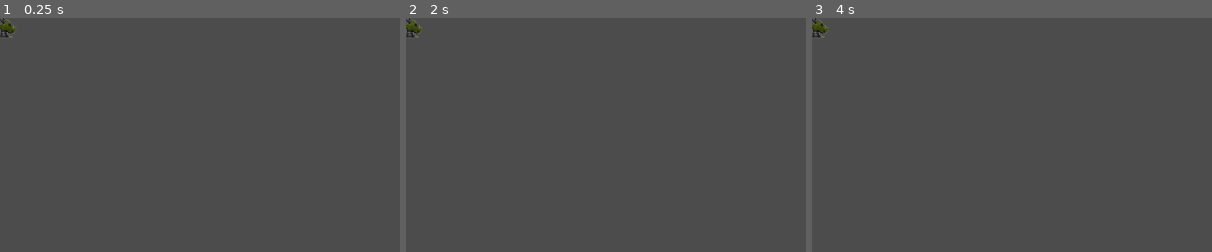
Above: before the commit, frames 1-3 (left to right).
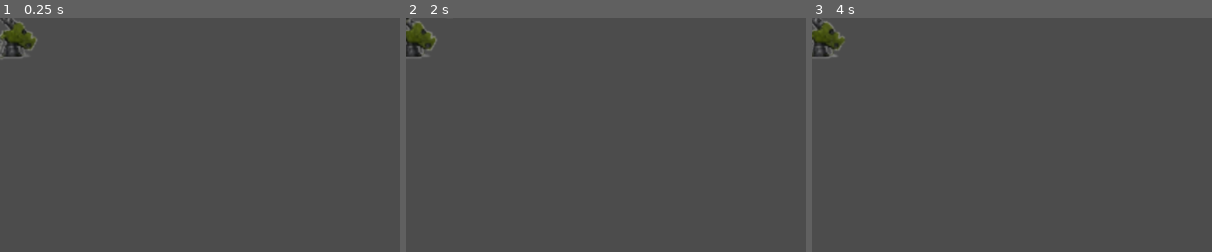
Above: after the commit, the same moments.

Repository: victorreno2009/Belong-Of-Time
Game: Godot game, scene res://Armas/Arma.tscn
Two runs of this game, one before a commit and one after it. Both use one fixed random seed, a clock stepped at 60 frames per second and the inputs below. This scene is started directly instead of the project's main scene.
Inputs:
- Up to frame 1 (0.25 s): no input
- Up to frame 2 (2 s): hold Right (Right, bound only after the commit) 0.53-1.28 s; tap Enter at 1.25 s; hold Down (Down, bound only after the commit) from 1.28 s (still down)
- Up to frame 3 (4 s): release Down (Down, bound only after the commit) at 2.03 s; hold Right (Right, bound only after the commit) 2.03-2.78 s; tap Space at 2.75 s; hold Up (Up, bound only after the commit) 2.78-3.53 s; hold Left (Left, bound only after the commit) from 3.53 s (still down)
The pictures show only the part of the screen within x 0-50%, y 0-50%; the shares and areas given below are measured in that part.

The runs differ from the first frame. In frame 1, 0.9% of the frame differs, in the area x 0-10%, y 0-18%; in frame 2, 0.8%; in frame 3, 0.8%.

Commit message:
ATTS

Diff:
--- /dev/null
+++ b/Area2D.gd
@@ -0,0 +1,5 @@
+extends Area2D
+
+
+func _on_Area2D_body_entered(body):
+	get_tree().change_scene("res://Cenas/Mapa nikolas tesla.tscn")
--- /dev/null
+++ b/Armas/Arma.gd
@@ -0,0 +1,5 @@
+extends StaticBody2D
+
+
+func _ready():
+	$AnimatedSprite.play("Atirando")
--- a/Armas/Arma.tscn
+++ b/Armas/Arma.tscn
@@ -1,27 +1,35 @@
-[gd_scene load_steps=6 format=2]
+[gd_scene load_steps=8 format=2]
 
 [ext_resource path="res://Armas/Armas(1).tres" type="Texture" id=1]
 [ext_resource path="res://Armas/Armas(2).tres" type="Texture" id=2]
 [ext_resource path="res://Armas/Armas.tres" type="Texture" id=3]
+[ext_resource path="res://Soundtracks/explode.ogg" type="AudioStream" id=4]
+[ext_resource path="res://Armas/Arma.gd" type="Script" id=5]
 
 [sub_resource type="SpriteFrames" id=1]
 animations = [ {
 "frames": [ ExtResource( 3 ), ExtResource( 1 ), ExtResource( 2 ) ],
 "loop": true,
 "name": "Atirando",
-"speed": 5.0
+"speed": 2.0
 } ]
 
 [sub_resource type="RectangleShape2D" id=2]
 extents = Vector2( 19.813, 23.4976 )
 
 [node name="Arma" type="StaticBody2D"]
+scale = Vector2( 2, 2 )
+script = ExtResource( 5 )
 
 [node name="AnimatedSprite" type="AnimatedSprite" parent="."]
 frames = SubResource( 1 )
 animation = "Atirando"
-frame = 2
 
 [node name="CollisionShape2D" type="CollisionShape2D" parent="."]
 position = Vector2( -0.707108, 1.06066 )
 shape = SubResource( 2 )
+
+[node name="AudioStreamPlayer" type="AudioStreamPlayer" parent="."]
+stream = ExtResource( 4 )
+volume_db = -12.866
+autoplay = true
--- /dev/null
+++ b/Cenas/Area2D.gd
@@ -0,0 +1,5 @@
+extends Area2D
+
+
+func _on_Area2D_body_entered(body):
+	get_tree().change_scene("res://Cenas/Mapa nikolas tesla.tscn")
--- /dev/null
+++ b/Cenas/Mapa nikolas tesla.tscn
@@ -0,0 +1,25 @@
+[gd_scene load_steps=5 format=2]
+
+[ext_resource path="res://Cenas/Mapa nikolas tesla.jpg" type="Texture" id=1]
+[ext_resource path="res://Nikolas Tesla/Nikolas Tesla.tscn" type="PackedScene" id=2]
+[ext_resource path="res://Victor.tscn" type="PackedScene" id=3]
+[ext_resource path="res://Soundtracks/Musica-Nikolas-Tesla.ogg" type="AudioStream" id=5]
+
+[node name="Mapa nikolas tesla" type="Sprite"]
+position = Vector2( 69.7833, 212.152 )
+texture = ExtResource( 1 )
+
+[node name="Nikolas Tesla" parent="." instance=ExtResource( 2 )]
+position = Vector2( 348.561, 208.247 )
+scale = Vector2( 3, 3 )
+
+[node name="AudioStreamPlayer" type="AudioStreamPlayer" parent="."]
+stream = ExtResource( 5 )
+autoplay = true
+
+[node name="Victor" parent="." instance=ExtResource( 3 )]
+position = Vector2( 134.591, 107.196 )
+scale = Vector2( 2, 2 )
+
+[node name="Camera2D" type="Camera2D" parent="Victor"]
+current = true
--- a/Civil Brasil/Civil Brasileiro.tscn
+++ b/Civil Brasil/Civil Brasileiro.tscn
@@ -19,7 +19,6 @@
 [node name="AnimatedSprite" type="AnimatedSprite" parent="."]
 frames = SubResource( 1 )
 animation = "Medo"
-frame = 2
 
 [node name="CollisionShape2D" type="CollisionShape2D" parent="."]
 shape = SubResource( 2 )
--- a/Civil Brasil/Mapa nikolas tesla.tscn
+++ /dev/null
@@ -1,11 +0,0 @@
-[gd_scene load_steps=3 format=2]
-
-[ext_resource path="res://Cenas/Mapa nikolas tesla.jpg" type="Texture" id=1]
-[ext_resource path="res://Nikolas Tesla/Nikolas Tesla.tscn" type="PackedScene" id=2]
-
-[node name="Mapa nikolas tesla" type="Sprite"]
-position = Vector2( 65.7833, 214.98 )
-texture = ExtResource( 1 )
-
-[node name="Nikolas Tesla" parent="." instance=ExtResource( 2 )]
-position = Vector2( 348.561, 208.247 )
--- /dev/null
+++ b/Personagem Victor/Victor Idle Down.tres
@@ -0,0 +1,8 @@
+[gd_resource type="AtlasTexture" load_steps=2 format=2]
+
+[ext_resource path="res://assets/Personagens.png" type="Texture" id=1]
+
+[resource]
+flags = 4
+atlas = ExtResource( 1 )
+region = Rect2( 35, 195, 27, 44 )
--- /dev/null
+++ b/Personagem Victor/Victor Left(0).tres
@@ -0,0 +1,8 @@
+[gd_resource type="AtlasTexture" load_steps=2 format=2]
+
+[ext_resource path="res://assets/Personagens.png" type="Texture" id=1]
+
+[resource]
+flags = 4
+atlas = ExtResource( 1 )
+region = Rect2( 36, 244, 22, 43 )
--- /dev/null
+++ b/Personagem Victor/Victor Left(1).tres
@@ -0,0 +1,8 @@
+[gd_resource type="AtlasTexture" load_steps=2 format=2]
+
+[ext_resource path="res://assets/Personagens.png" type="Texture" id=1]
+
+[resource]
+flags = 4
+atlas = ExtResource( 1 )
+region = Rect2( 4, 245, 22, 42 )
--- /dev/null
+++ b/Personagem Victor/Victor Left(2).tres
@@ -0,0 +1,8 @@
+[gd_resource type="AtlasTexture" load_steps=2 format=2]
+
+[ext_resource path="res://assets/Personagens.png" type="Texture" id=1]
+
+[resource]
+flags = 4
+atlas = ExtResource( 1 )
+region = Rect2( 68, 245, 23, 42 )
--- /dev/null
+++ b/Personagem Victor/Victor Up(0).tres
@@ -0,0 +1,8 @@
+[gd_resource type="AtlasTexture" load_steps=2 format=2]
+
+[ext_resource path="res://assets/Personagens.png" type="Texture" id=1]
+
+[resource]
+flags = 4
+atlas = ExtResource( 1 )
+region = Rect2( 35, 339, 27, 44 )
--- /dev/null
+++ b/Personagem Victor/Victor Up(1).tres
@@ -0,0 +1,8 @@
+[gd_resource type="AtlasTexture" load_steps=2 format=2]
+
+[ext_resource path="res://assets/Personagens.png" type="Texture" id=1]
+
+[resource]
+flags = 4
+atlas = ExtResource( 1 )
+region = Rect2( 4, 340, 25, 44 )
--- /dev/null
+++ b/Personagem Victor/Victor Up(2).tres
@@ -0,0 +1,8 @@
+[gd_resource type="AtlasTexture" load_steps=2 format=2]
+
+[ext_resource path="res://assets/Personagens.png" type="Texture" id=1]
+
+[resource]
+flags = 4
+atlas = ExtResource( 1 )
+region = Rect2( 68, 340, 25, 44 )
--- /dev/null
+++ b/Personagem Victor/Victor down(0).tres
@@ -0,0 +1,8 @@
+[gd_resource type="AtlasTexture" load_steps=2 format=2]
+
+[ext_resource path="res://assets/Personagens.png" type="Texture" id=1]
+
+[resource]
+flags = 4
+atlas = ExtResource( 1 )
+region = Rect2( 68, 196, 26, 44 )
--- /dev/null
+++ b/Personagem Victor/Victor down(1).tres
@@ -0,0 +1,8 @@
+[gd_resource type="AtlasTexture" load_steps=2 format=2]
+
+[ext_resource path="res://assets/Personagens.png" type="Texture" id=1]
+
+[resource]
+flags = 4
+atlas = ExtResource( 1 )
+region = Rect2( 3, 196, 26, 44 )
--- /dev/null
+++ b/Portal.tscn
@@ -0,0 +1,37 @@
+[gd_scene load_steps=6 format=2]
+
+[ext_resource path="res://Portals/Portal.tres" type="Texture" id=1]
+[ext_resource path="res://Area2D.gd" type="Script" id=2]
+
+[sub_resource type="SpriteFrames" id=1]
+animations = [ {
+"frames": [ ExtResource( 1 ) ],
+"loop": true,
+"name": "Entrou Portal",
+"speed": 5.0
+} ]
+
+[sub_resource type="CircleShape2D" id=2]
+radius = 20.7655
+
+[sub_resource type="RectangleShape2D" id=3]
+extents = Vector2( 16.537, 3.03404 )
+
+[node name="Portal" type="StaticBody2D"]
+scale = Vector2( 2, 2 )
+
+[node name="AnimatedSprite" type="AnimatedSprite" parent="."]
+frames = SubResource( 1 )
+animation = "Entrou Portal"
+
+[node name="CollisionShape2D" type="CollisionShape2D" parent="."]
+position = Vector2( 0, -4.77046 )
+shape = SubResource( 2 )
+
+[node name="Area2D" type="Area2D" parent="."]
+script = ExtResource( 2 )
+
+[node name="CollisionShape2D" type="CollisionShape2D" parent="Area2D"]
+position = Vector2( -0.280617, 20.2043 )
+shape = SubResource( 3 )
+[connection signal="body_entered" from="Area2D" to="Area2D" method="_on_Area2D_body_entered"]
--- /dev/null
+++ b/Portals/Portal.tres
@@ -0,0 +1,8 @@
+[gd_resource type="AtlasTexture" load_steps=2 format=2]
+
+[ext_resource path="res://assets/Portal_time-removebg-preview.png" type="Texture" id=1]
+
+[resource]
+flags = 4
+atlas = ExtResource( 1 )
+region = Rect2( 196, 136, 45, 46 )
--- /dev/null
+++ b/Victor.gd
@@ -0,0 +1,37 @@
+extends KinematicBody2D
+
+export var velocidade_andar = 200
+var pos = "Idle Down"
+
+var movement = Vector2(0,0)
+
+func _physics_process(delta):
+
+
+	var horizontal_Axis = Input.get_action_strength("Right") - Input.get_action_strength("Left")
+	movement.x = velocidade_andar * horizontal_Axis
+	var vertical_Axis = Input.get_action_strength("Down") - Input.get_action_strength("Up")
+	movement.y = velocidade_andar * vertical_Axis
+
+
+	move_and_slide(movement,Vector2.UP)
+
+	update_animation()
+
+func update_animation():
+	if movement.x > 0:
+		$AnimatedSprite.scale.x = -1
+	elif movement.x < 0:
+		$AnimatedSprite.scale.x = 1
+
+	if movement.y == 0 and abs(movement.x) > 0:
+		$AnimatedSprite.play("Walk Left")
+		pos = "Idle Left"
+	if movement.y > 0 and movement.x == 0:
+		$AnimatedSprite.play("Walk Down")
+		pos = "Idle Down"
+	elif movement.y < 0 and movement.x == 0:
+		$AnimatedSprite.play("Walk Up")
+		pos = "Idle Up"
+	elif movement.y == 0 and movement.x == 0:
+		$AnimatedSprite.play(pos)
--- /dev/null
+++ b/Victor.tscn
@@ -0,0 +1,60 @@
+[gd_scene load_steps=13 format=2]
+
+[ext_resource path="res://Personagem Victor/Victor Idle Down.tres" type="Texture" id=1]
+[ext_resource path="res://Personagem Victor/Victor down(1).tres" type="Texture" id=2]
+[ext_resource path="res://Personagem Victor/Victor down(0).tres" type="Texture" id=3]
+[ext_resource path="res://Personagem Victor/Victor Left(1).tres" type="Texture" id=4]
+[ext_resource path="res://Personagem Victor/Victor Left(0).tres" type="Texture" id=5]
+[ext_resource path="res://Personagem Victor/Victor Left(2).tres" type="Texture" id=6]
+[ext_resource path="res://Personagem Victor/Victor Up(1).tres" type="Texture" id=7]
+[ext_resource path="res://Personagem Victor/Victor Up(0).tres" type="Texture" id=8]
+[ext_resource path="res://Personagem Victor/Victor Up(2).tres" type="Texture" id=9]
+[ext_resource path="res://Victor.gd" type="Script" id=10]
+
+[sub_resource type="CircleShape2D" id=1]
+radius = 10.14
+
+[sub_resource type="SpriteFrames" id=2]
+animations = [ {
+"frames": [ ExtResource( 5 ) ],
+"loop": true,
+"name": "Idle Left",
+"speed": 5.0
+}, {
+"frames": [ ExtResource( 7 ), ExtResource( 8 ), ExtResource( 9 ), ExtResource( 8 ) ],
+"loop": true,
+"name": "Walk Up",
+"speed": 5.0
+}, {
+"frames": [ ExtResource( 5 ), ExtResource( 4 ), ExtResource( 5 ), ExtResource( 6 ) ],
+"loop": true,
+"name": "Walk Left",
+"speed": 5.0
+}, {
+"frames": [ ExtResource( 3 ), ExtResource( 1 ), ExtResource( 2 ), ExtResource( 1 ) ],
+"loop": true,
+"name": "Walk Down",
+"speed": 5.0
+}, {
+"frames": [ ExtResource( 1 ) ],
+"loop": true,
+"name": "Idle Down",
+"speed": 5.0
+}, {
+"frames": [ ExtResource( 8 ) ],
+"loop": true,
+"name": "Idle Up",
+"speed": 5.0
+} ]
+
+[node name="Victor" type="KinematicBody2D"]
+scale = Vector2( 1.5, 1.5 )
+script = ExtResource( 10 )
+
+[node name="CollisionShape2D" type="CollisionShape2D" parent="."]
+position = Vector2( 0.707123, 17.3241 )
+shape = SubResource( 1 )
+
+[node name="AnimatedSprite" type="AnimatedSprite" parent="."]
+frames = SubResource( 2 )
+animation = "Idle Down"
--- a/aviao guerra/Aviao_Guerra.tscn
+++ b/aviao guerra/Aviao_Guerra.tscn
@@ -1,7 +1,8 @@
-[gd_scene load_steps=5 format=2]
+[gd_scene load_steps=6 format=2]
 
 [ext_resource path="res://aviao guerra/Aviao.tres" type="Texture" id=1]
 [ext_resource path="res://aviao guerra/Aviao_Guerra.gd" type="Script" id=2]
+[ext_resource path="res://Soundtracks/plane.ogg" type="AudioStream" id=3]
 
 [sub_resource type="SpriteFrames" id=1]
 animations = [ {
@@ -15,6 +16,7 @@
 extents = Vector2( 38.9178, 19.562 )
 
 [node name="Aviao_Guerra" type="StaticBody2D"]
+scale = Vector2( 2, 2 )
 script = ExtResource( 2 )
 
 [node name="AnimatedSprite" type="AnimatedSprite" parent="."]
@@ -24,3 +26,7 @@
 [node name="CollisionShape2D" type="CollisionShape2D" parent="."]
 position = Vector2( 0.8909, 1.33635 )
 shape = SubResource( 2 )
+
+[node name="AudioStreamPlayer" type="AudioStreamPlayer" parent="."]
+stream = ExtResource( 3 )
+autoplay = true
--- a/project.godot
+++ b/project.godot
@@ -19,6 +19,30 @@
 run/main_scene="res://aviao guerra/Aviao_Guerra.tscn"
 config/icon="res://icon.png"
 
+[input]
+
+Up={
+"deadzone": 0.5,
+"events": [ Object(InputEventKey,"resource_local_to_scene":false,"resource_name":"","device":0,"alt":false,"shift":false,"control":false,"meta":false,"command":false,"pressed":false,"scancode":16777232,"unicode":0,"echo":false,"script":null)
+ ]
+}
+Left={
+"deadzone": 0.5,
+"events": [ Object(InputEventKey,"resource_local_to_scene":false,"resource_name":"","device":0,"alt":false,"shift":false,"control":false,"meta":false,"command":false,"pressed":false,"scancode":16777231,"unicode":0,"echo":false,"script":null)
+ ]
+}
+Down={
+"deadzone": 0.5,
+"events": [ Object(InputEventKey,"resource_local_to_scene":false,"resource_name":"","device":0,"alt":false,"shift":false,"control":false,"meta":false,"command":false,"pressed":false,"scancode":16777234,"unicode":0,"echo":false,"script":null)
+ ]
+}
+Right={
+"deadzone": 0.5,
+"events": [ Object(InputEventKey,"resource_local_to_scene":false,"resource_name":"","device":0,"alt":false,"shift":false,"control":false,"meta":false,"command":false,"pressed":false,"scancode":16777233,"unicode":0,"echo":false,"script":null)
+ ]
+}
+
 [rendering]
 
+quality/driver/driver_name="GLES2"
 environment/default_environment="res://default_env.tres"
Not shown, added: Soundtracks/Menu Selection Click.ogg.import
Not shown, added: Soundtracks/Musica-Nikolas-Tesla.ogg.import
Not shown, added: Soundtracks/RPG_-_To_Arms_Battle_Music_1.ogg.import
Not shown, added: Soundtracks/explode.ogg.import
Not shown, added: Soundtracks/plane.ogg.import
Not shown, added: assets/Personagens.png.import
Not shown, added: Soundtracks/Menu Selection Click.ogg
Not shown, added: Soundtracks/Musica-Nikolas-Tesla.ogg
Not shown, added: Soundtracks/RPG_-_To_Arms_Battle_Music_1.ogg
Not shown, added: Soundtracks/explode.ogg
Not shown, added: Soundtracks/plane.ogg
